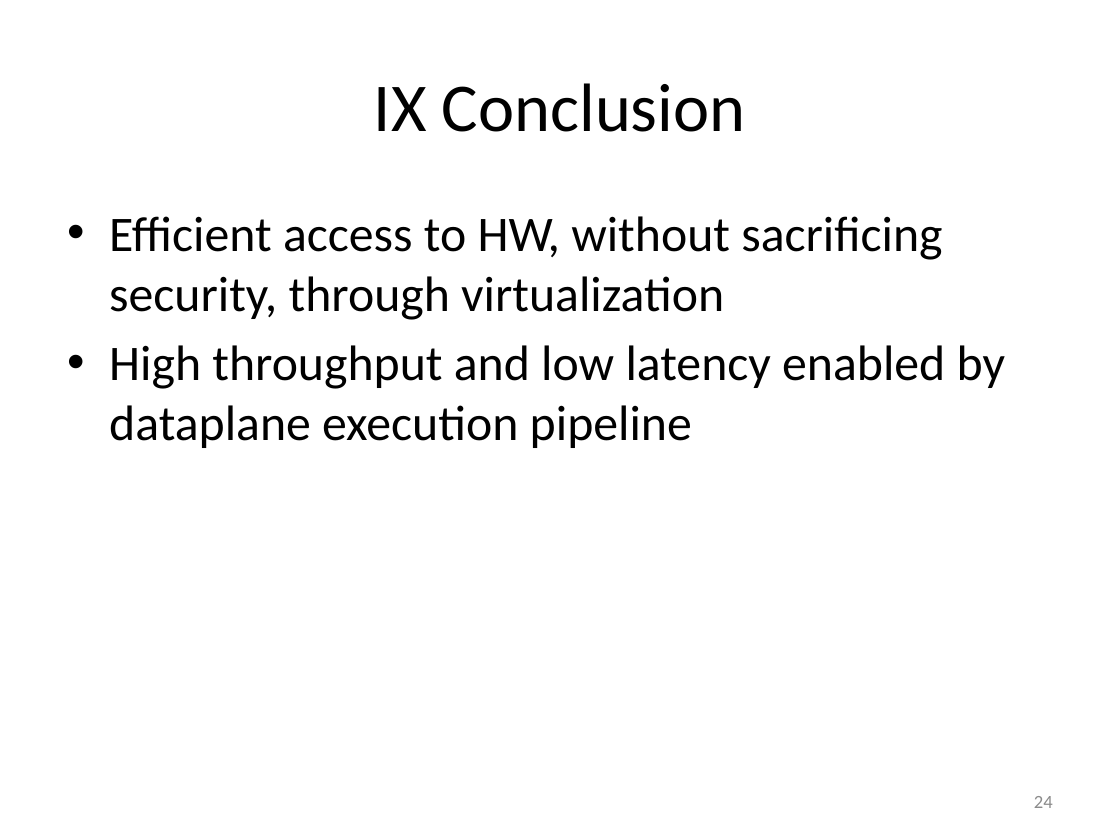
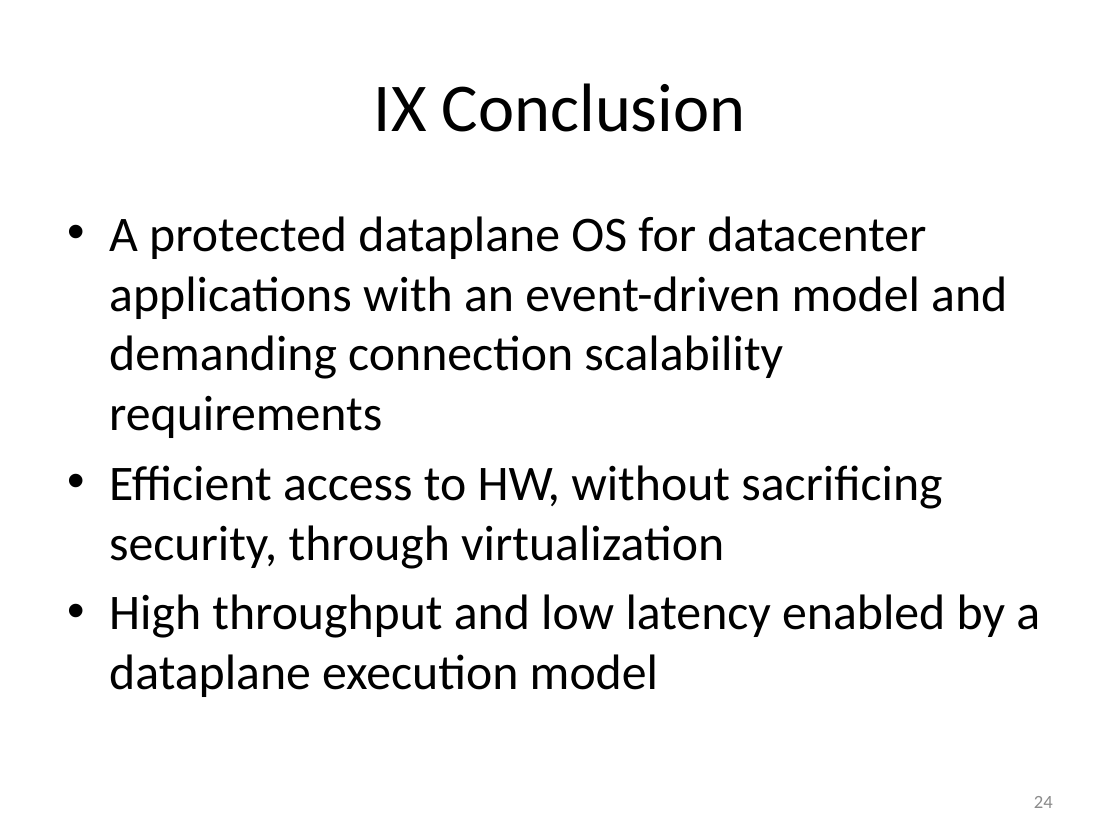
Before and after one commit to greghill/ix, a slide deck: slide 24 of presentations/ix_slides_osdi.pptx. Drawn at 1120x840 pixels with LibreOffice and Linux fonts; fonts in the diff are those of the drawing. Boxes give left, top, right and bottom in pixels: in the first picture for what was removed or moved away, otherwise in the second. Text is boxed around its words. In the diff, an @@ line names an element or a change of style, - is before the commit and + after.

```diff
--- a/presentations/ix_slides_osdi.pptx
+++ b/presentations/ix_slides_osdi.pptx
@@ text at [109,216,1007,438]: paragraph added @@
+• A protected dataplane OS for datacenter applications with an event-driven model and demanding connection scalability requirements
@@ text at [109,594,1040,697]: text changed @@
-• High throughput and low latency enabled by dataplane execution pipeline
+• High throughput and low latency enabled by a dataplane execution model
```
Also in this commit, not shown: 8 other slides changed.
